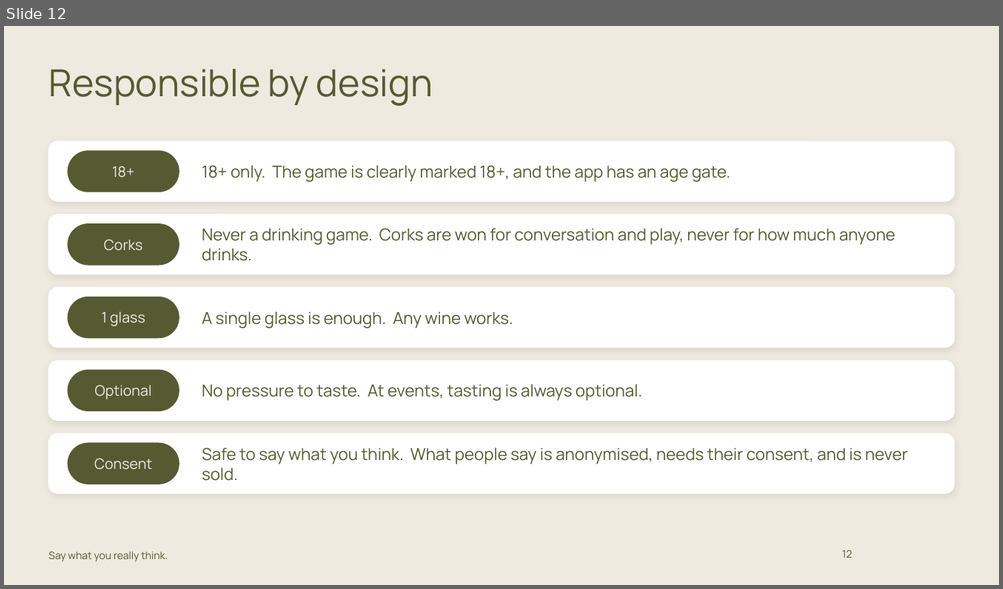
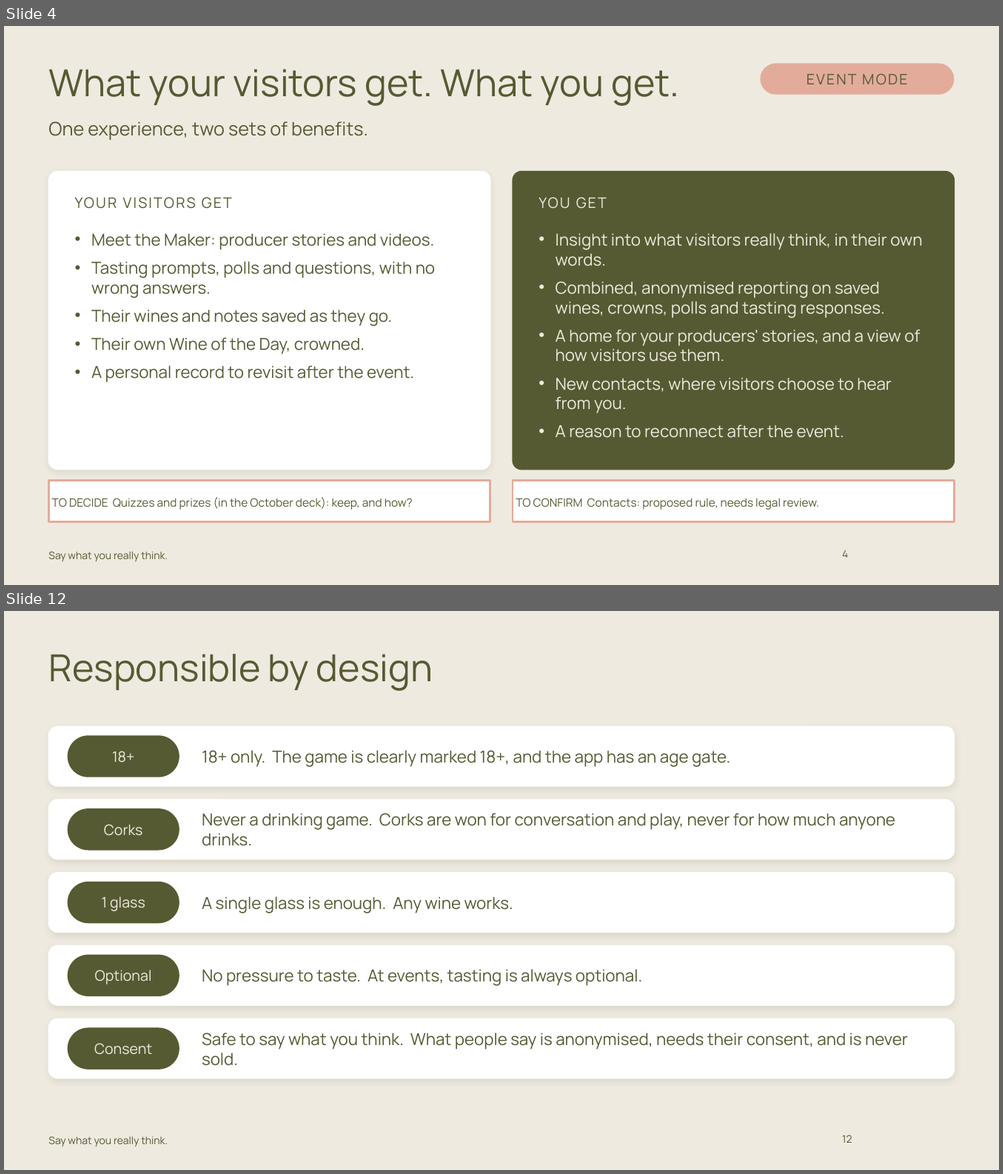
Before and after one commit to carrie147/entre-amis-brand-agent, a slide deck: decks/Entre Amis - Event Mode pack - DRAFT.pptx. Shown one above the other, each under a label of ours: slide 12 before the commit, slides 4 and 12 after it; the slides between them are not shown. The pictures are 1003x589 and 1003x1174 pixels, drawn with LibreOffice and Linux fonts; fonts in the diff are those of the drawing; background and template pictures are left out. Boxes give left, top, right and bottom in pixels: in the first picture for what was removed or moved away, otherwise in the second. Text is boxed around its words. In the diff, an @@ line names an element or a change of style, - is before the commit and + after.

```diff
--- a/decks/Entre Amis - Event Mode pack - DRAFT.pptx
+++ b/decks/Entre Amis - Event Mode pack - DRAFT.pptx
@@ slide 4 added at bbox=[4, 26, 999, 585], background #EFEAE0; not listed: 1 template element that a slide beside it also shows @@
@@ title added at bbox=[48, 69, 679, 106], 36 pt, text #565A32 @@
+What your visitors get. What you get.
@@ rounded rectangle added at bbox=[760, 63, 954, 95], fill #E3AC9A, 14 pt, text #565A32 @@
+EVENT MODE
@@ text added at bbox=[48, 121, 368, 140], 18 pt, text #565A32 @@
+One experience, two sets of benefits.
@@ rounded rectangle added at bbox=[48, 172, 490, 470], fill #FFFFFF, outline #FFFFFF 1 pt @@
@@ rounded rectangle added at bbox=[513, 172, 955, 470], fill #565A32, outline #565A32 1 pt @@
@@ text added at bbox=[91, 233, 435, 383], 16 pt, text #565A32 @@
+YOUR VISITORS GET
+• Meet the Maker: producer stories and videos.
+• Tasting prompts, polls and questions, with no wrong answers.
+• Their wines and notes saved as they go.
+• Their own Wine of the Day, crowned.
+• A personal record to revisit after the event.
@@ text added at bbox=[555, 233, 922, 438], 16 pt, text #EFEAE0 @@
+YOU GET
+• Insight into what visitors really think, in their own words.
+• Combined, anonymised reporting on saved wines, crowns, polls and tasting responses.
+• A home for your producers' stories, and a view of how visitors use them.
+• New contacts, where visitors choose to hear from you.
+• A reason to reconnect after the event.
@@ rectangle added at bbox=[48, 481, 490, 522], fill #FFFFFF, outline #E3AC9A 2 pt, 11 pt, text #565A32 @@
+TO DECIDE Quizzes and prizes (in the October deck): keep, and how?
@@ rectangle added at bbox=[513, 481, 955, 522], fill #FFFFFF, outline #E3AC9A 2 pt, 11 pt, text #565A32 @@
+TO CONFIRM Contacts: proposed rule, needs legal review.
@@ page number added at bbox=[842, 551, 848, 558], 10 pt, text #565A32 @@
+4
```
Also in this commit, not shown: 7 slides changed, 4 other slides added, 5 slides removed, 2 other files.
